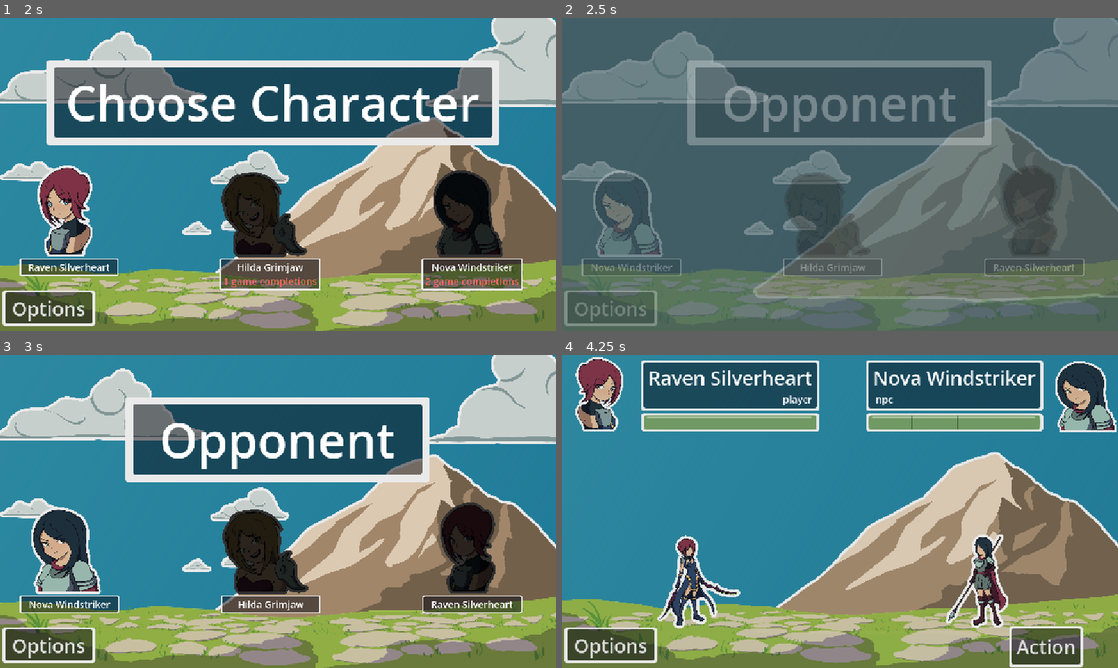
Above: before the commit, frames 1-4 (two rows, left to right).
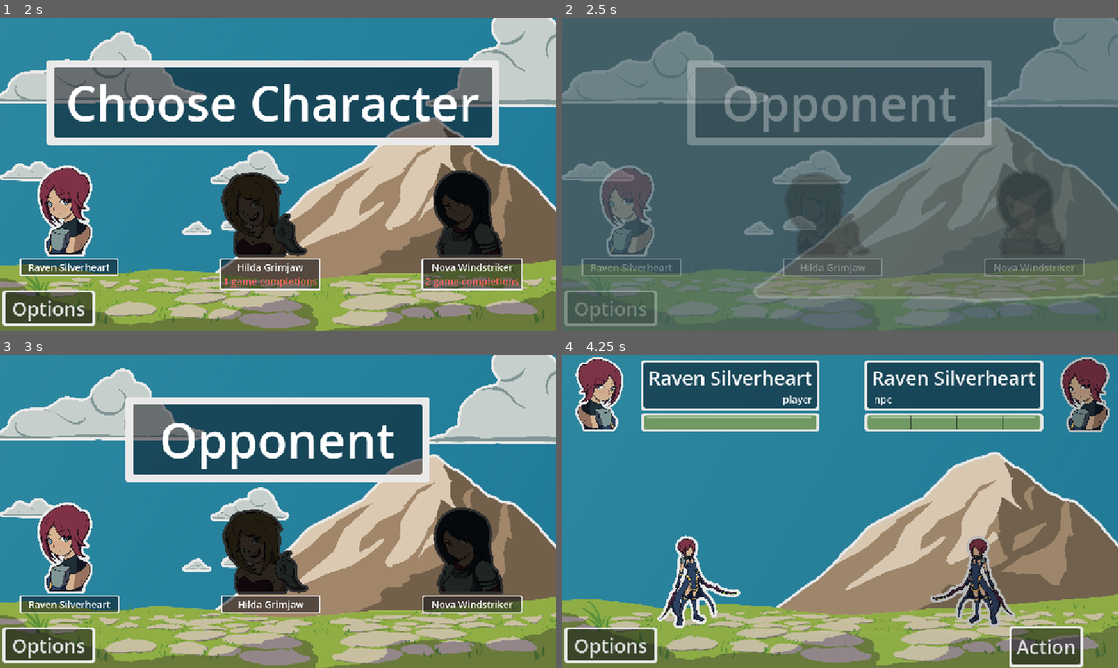
Above: after the commit, the same moments.

Repository: MajorZiploc/sticker_book_moments
Game: Godot game, scene res://scenes/title_scene.tscn
Same seed, same stepped clock (60 frames per second), same inputs: the game is played once before the commit and once after it.
Inputs (mouse positions are in pixels of both pictures, inside the frame that each line leads up to):
- Up to frame 1 (2 s): click "Play" at 0.5 s; tap Enter at 1.25 s; move the mouse to (400, 158) at 1.27 s; hold D (right) from 1.28 s (still down); click (400, 158) at 1.35 s
- Up to frame 2 (2.5 s): release D (right) at 2 s; click (628, 208) at 2.02 s
- Up to frame 3 (3 s): move the mouse to (166, 527) at 2.77 s; hold S (down) from 2.78 s (still down); tap Enter at 2.85 s
- Up to frame 4 (4.25 s): release S (down) at 3.5 s; click (628, 545) at 3.52 s

Frame 1 is identical in both runs. In frame 2, 2.5% of the frame differs, in the area x 5-93%, y 47-81%; in frame 3, 4.3%; in frame 4, 5.0%, in the area x 54-100%, y 0-88%.

Commit message:
!dict_get for freed instance

Diff:
--- a/utils/lang.gd
+++ b/utils/lang.gd
@@ -10,9 +10,10 @@
 func dict_get(dict: Dictionary, keys: Array[String], default_value):
   var cur_idx = 0;
   var last_idx = keys.size() - 1;
-  var cur_dict = dict;
+  var cur_dict = dict if dict else {};
   while cur_idx < last_idx:
     var key = keys[cur_idx];
     cur_dict = cur_dict.get(key, {});
     cur_idx = cur_idx + 1;
-  return cur_dict.get(keys[cur_idx], default_value);
+  var res = cur_dict.get(keys[cur_idx], default_value);
+  return res if is_instance_valid(res) else default_value;
